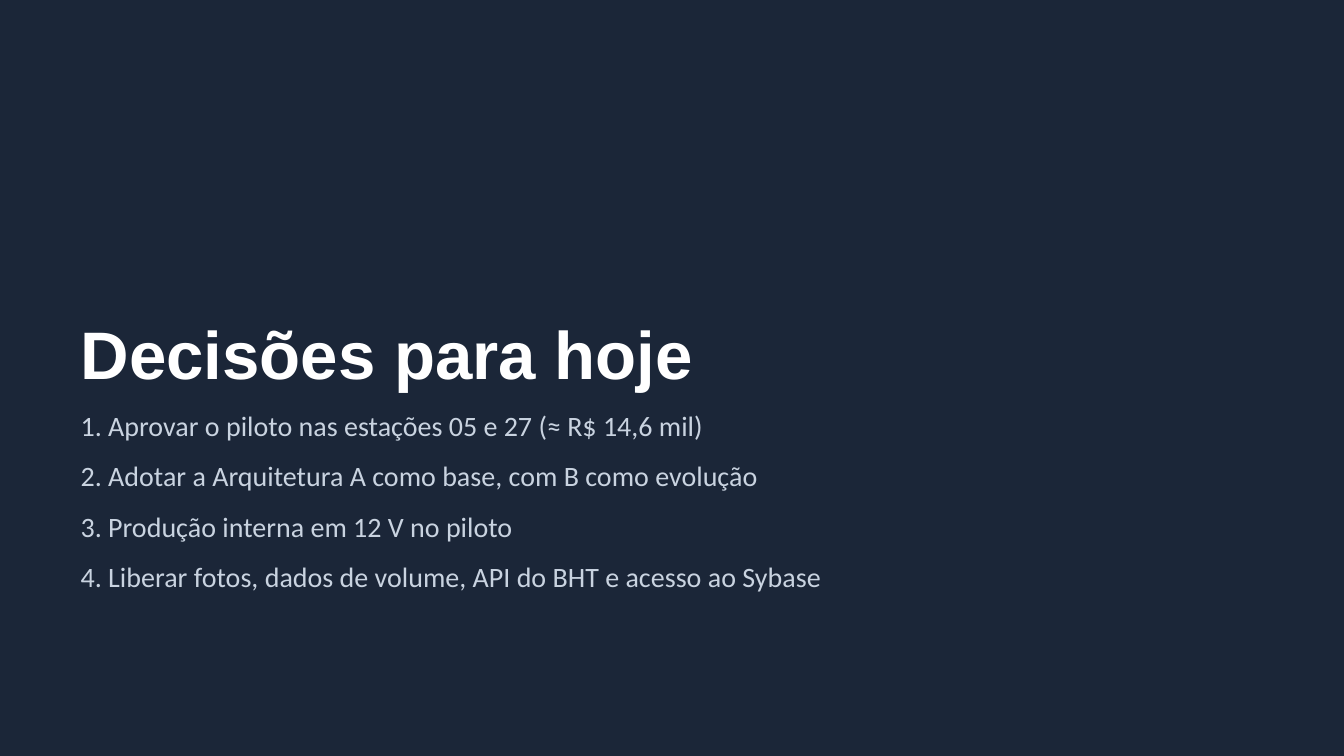
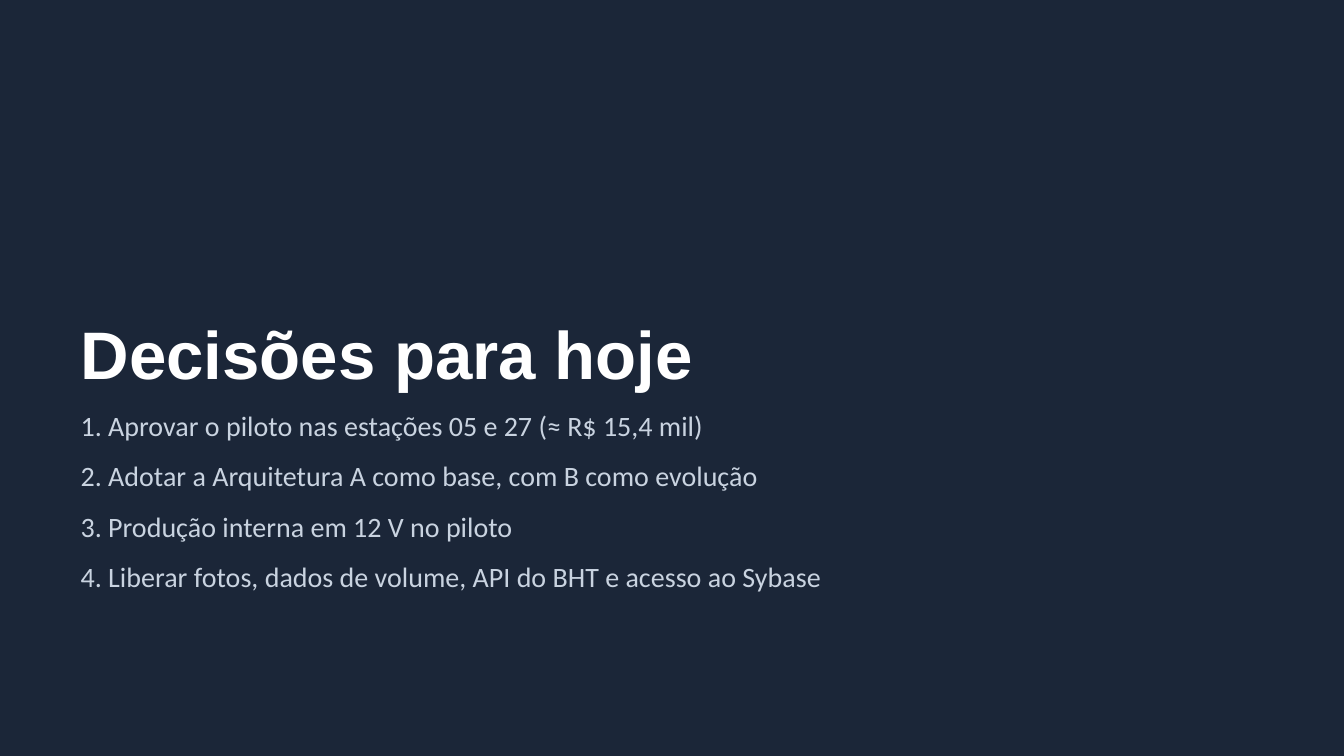
Before and after one commit to jivo88/picking_to_light, a slide deck: slide 21 of projeto/entregaveis/Apresentacao_PTL.pptx. Drawn at 1344x756 pixels with LibreOffice and Linux fonts; fonts in the diff are those of the drawing. Boxes give left, top, right and bottom in pixels: in the first picture for what was removed or moved away, otherwise in the second. Text is boxed around its words. In the diff, an @@ line names an element or a change of style, - is before the commit and + after.

```diff
--- a/projeto/entregaveis/Apresentacao_PTL.pptx
+++ b/projeto/entregaveis/Apresentacao_PTL.pptx
@@ text at bbox=[81, 415, 703, 441]: text changed @@
-1. Aprovar o piloto nas estações 05 e 27 (≈ R$ 14,6 mil)
+1. Aprovar o piloto nas estações 05 e 27 (≈ R$ 15,4 mil)
```
Also in this commit, not shown: 5 other slides changed, 18 other files.
